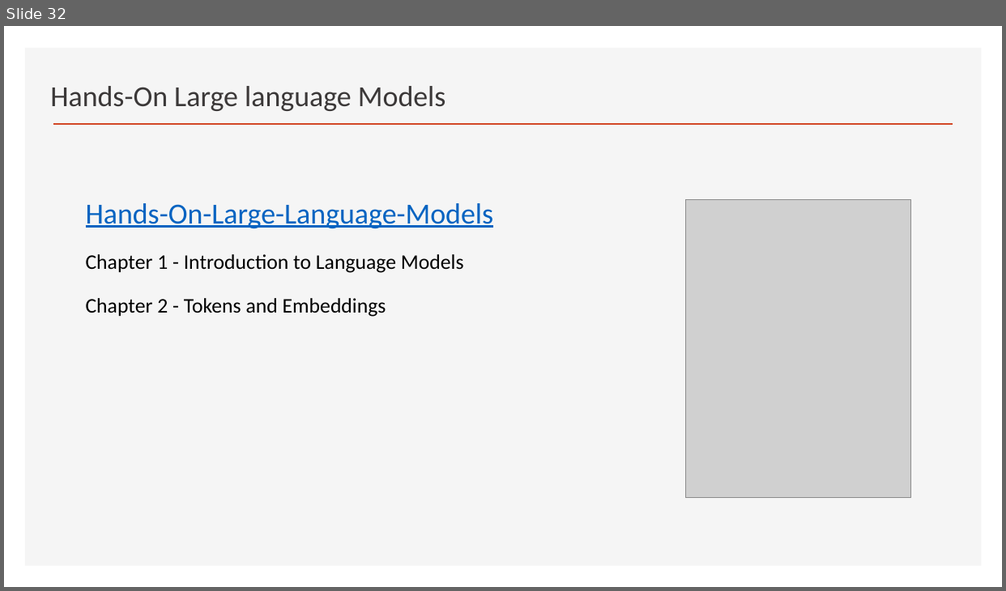
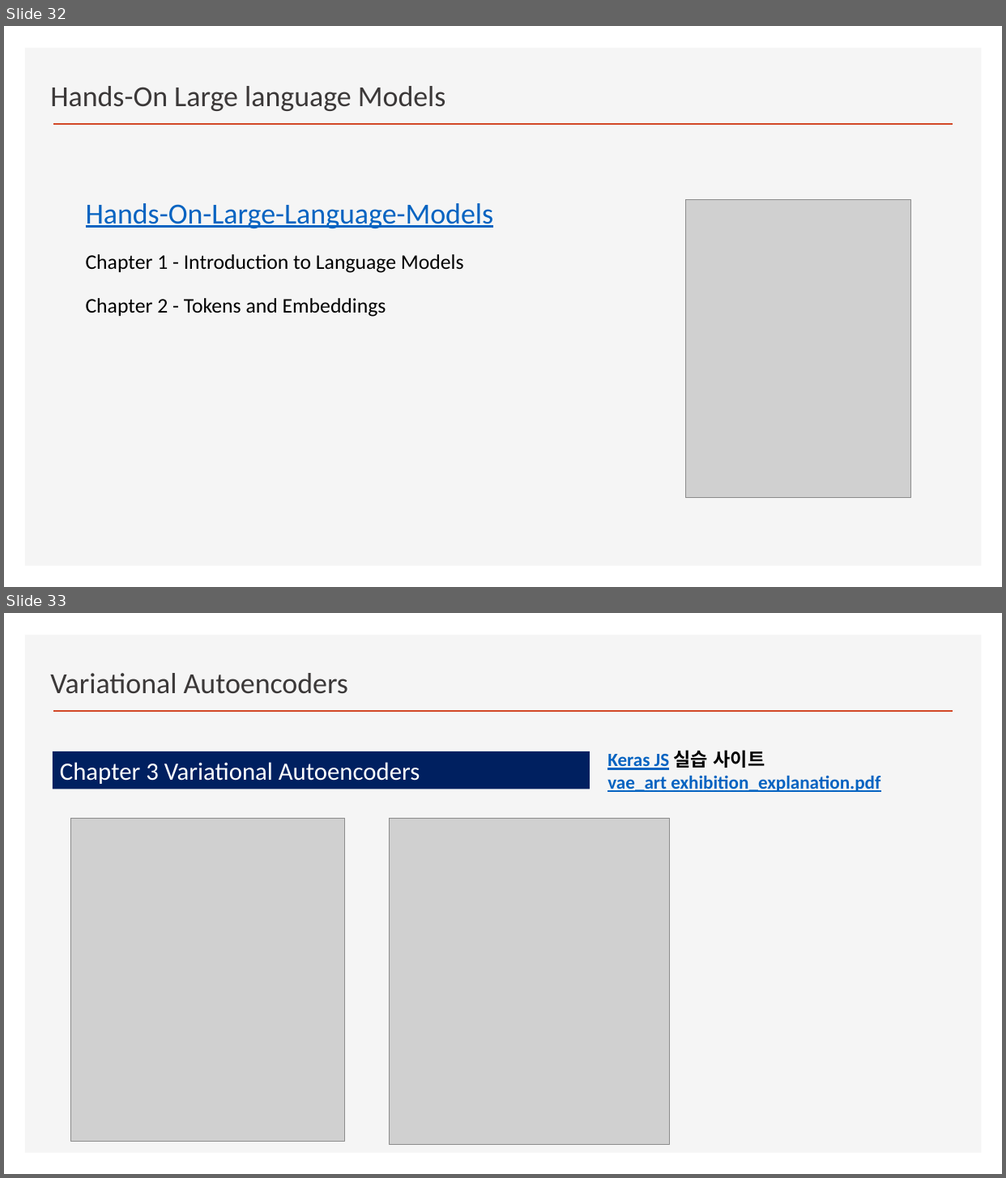
Before and after one commit to ancestor9/2026_Fall_AI-Literacy, a slide deck: Generative Deep Learning.pptx. Shown one above the other, each under a label of ours: slide 32 before the commit, slides 32 and 33 after it. The pictures are 1006x591 and 1006x1178 pixels, drawn with LibreOffice and Linux fonts; fonts in the diff are those of the drawing; grey boxes stand for pictures; background and template pictures are left out. Boxes give left, top, right and bottom in pixels: in the first picture for what was removed or moved away, otherwise in the second. Text is boxed around its words. In the diff, an @@ line names an element or a change of style, - is before the commit and + after.

```diff
--- a/Generative Deep Learning.pptx
+++ b/Generative Deep Learning.pptx
@@ slide 33 added at bbox=[4, 613, 1002, 1174], background #FFFFFF; not listed: 2 template elements that a slide beside it also shows @@
@@ text added at bbox=[50, 673, 348, 694], 28 pt, text #3B3838 @@
+Variational Autoencoders
@@ rectangle added at bbox=[53, 752, 590, 789], fill #002060, 24 pt, text #FFFFFF @@
+Chapter 3 Variational Autoencoders
@@ text added at bbox=[607, 750, 880, 792], 18 pt, text #0563C1, bold, underline @@
+Keras JS 실습 사이트
+vae_art exhibition_explanation.pdf
@@ picture added at bbox=[71, 819, 345, 1142] @@
@@ picture added at bbox=[390, 819, 670, 1145] @@
```
